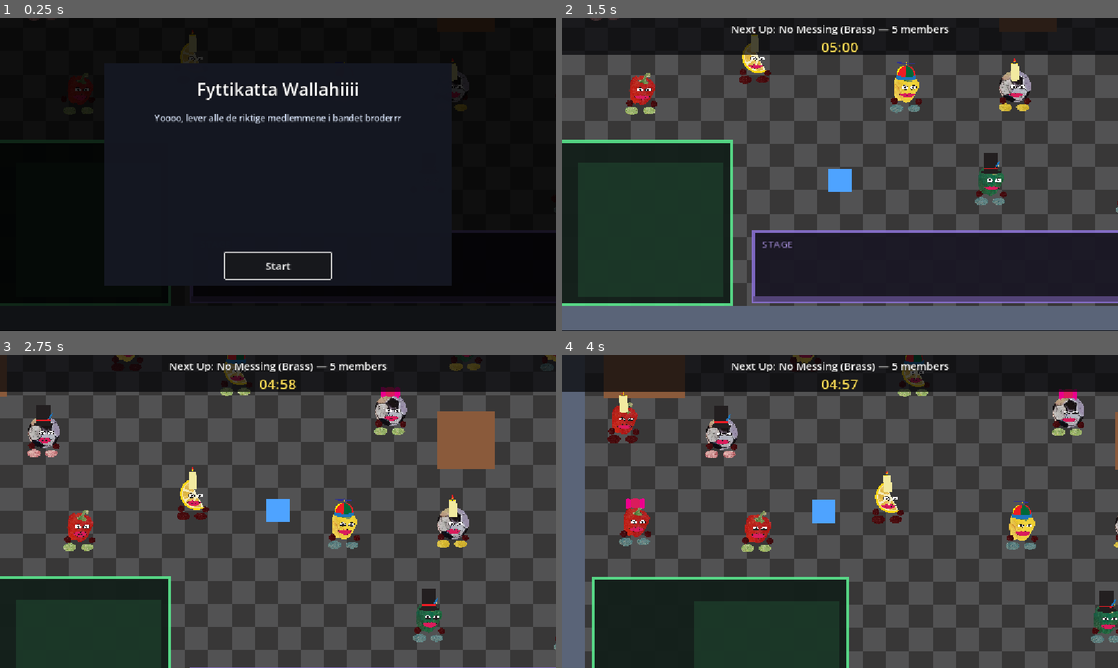
Above: before the commit, frames 1-4 (two rows, left to right).
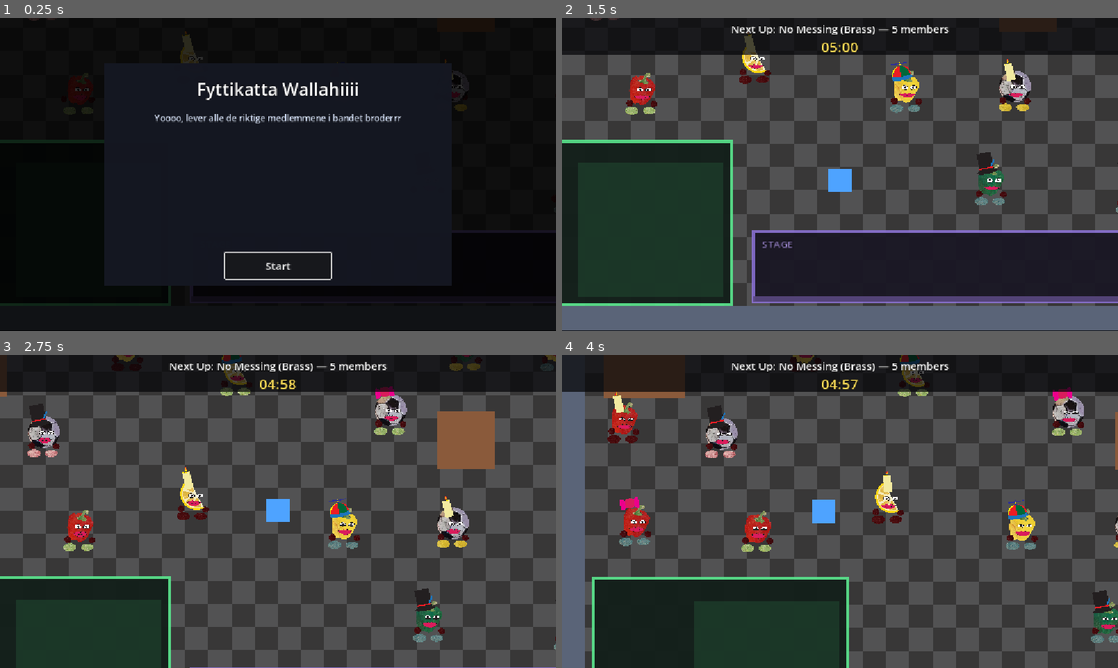
Above: after the commit, the same moments.

Repository: hexahigh/cool-game-project
Game: Godot game, scene res://scenes/main.tscn
Two runs of this game, one before a commit and one after it. Both use one fixed random seed, a clock stepped at 60 frames per second and the inputs below.
Inputs (mouse positions are in pixels of both pictures, inside the frame that each line leads up to):
- Up to frame 1 (0.25 s): no input
- Up to frame 2 (1.5 s): click "Start" at 0.5 s; tap Enter at 1.25 s; move the mouse to (812, 237) at 1.27 s; hold W (move_up) from 1.28 s (still down); click (812, 237) at 1.42 s
- Up to frame 3 (2.75 s): release W (move_up) at 2 s; drag from (444, 558) to (250, 574) at 2.02 s
- Up to frame 4 (4 s): move the mouse to (673, 464) at 2.77 s; hold A (move_left) 2.78-3.5 s; drag from (867, 511) to (673, 464) at 3.52 s

The runs differ from the first frame. In frame 1, 0.1% of the frame differs, in the area x 32-83%, y 3-21%; in frame 2, 0.5%; in frame 3, 0.8%, in the area x 5-83%, y 0-82%; in frame 4, 0.8%.

Commit message:
Add hand animation to band member walking

Diff:
--- a/entities/band_member.tscn
+++ b/entities/band_member.tscn
@@ -1331,6 +1331,50 @@
 "points": PackedFloat32Array(1, -0.25, 0, 0.25, 0, 0.9, -0.061111115, 0, 0.20555556, 0, 0.9, -0.061111115, 0, 0.20555556, 0, 0.5, -0.050000004, -0.0075000026, 0.061111115, 0.009166669, 1, -0.25, 0, 0.25, 0),
 "times": PackedFloat32Array(0, 0.36666667, 0.93333334, 1.2333333, 1.6)
 }
+tracks/13/type = "bezier"
+tracks/13/imported = false
+tracks/13/enabled = true
+tracks/13/path = NodePath("left_hand:position:x")
+tracks/13/interp = 1
+tracks/13/loop_wrap = true
+tracks/13/keys = {
+"handle_modes": PackedInt32Array(0, 0, 0, 0),
+"points": PackedFloat32Array(-17.000027, -0.25, 0, 0.25, 0, -23.000004, -0.16125719, 0.2621053, 0.043819886, -0.07122426, -19.000004, -0.056673717, -0.23960622, 0.0615896, 0.2603897, -17.000027, -0.25, 0, 0.25, 0),
+"times": PackedFloat32Array(0, 0.8, 1.2, 1.6)
+}
+tracks/14/type = "bezier"
+tracks/14/imported = false
+tracks/14/enabled = true
+tracks/14/path = NodePath("left_hand:position:y")
+tracks/14/interp = 1
+tracks/14/loop_wrap = true
+tracks/14/keys = {
+"handle_modes": PackedInt32Array(0, 0, 0, 0),
+"points": PackedFloat32Array(-11.205884, -0.25, 0, 0.25, 0, -12.999995, -0.16125719, 1.152505, 0.043819886, -0.31318069, -19.999998, -0.056673717, -0.14329466, 0.0615896, 0.15572405, -11.205884, -0.25, 0, 0.25, 0),
+"times": PackedFloat32Array(0, 0.8, 1.2, 1.6)
+}
+tracks/15/type = "bezier"
+tracks/15/imported = false
+tracks/15/enabled = true
+tracks/15/path = NodePath("right_hand:position:x")
+tracks/15/interp = 1
+tracks/15/loop_wrap = true
+tracks/15/keys = {
+"handle_modes": PackedInt32Array(0, 2, 2, 0),
+"points": PackedFloat32Array(16.566572, -0.25, 0, 0.25, 0, 11.999999, -0.061347842, 0.7610955, 0, 0, 10.999999, -0.07128035, 0.16666667, 0, 0, 16.566572, -0.25, 0, 0.25, 0),
+"times": PackedFloat32Array(0, 0.36808705, 0.79576916, 1.6)
+}
+tracks/16/type = "bezier"
+tracks/16/imported = false
+tracks/16/enabled = true
+tracks/16/path = NodePath("right_hand:position:y")
+tracks/16/interp = 1
+tracks/16/loop_wrap = true
+tracks/16/keys = {
+"handle_modes": PackedInt32Array(0, 2, 2, 0),
+"points": PackedFloat32Array(-10.2627325, -0.25, 0, 0.25, 0, -17.000002, -0.061347842, 1.1228782, 0, 0, -11.000002, -0.07128035, -1, 0, 0, -10.2627325, -0.25, 0, 0.25, 0),
+"times": PackedFloat32Array(0, 0.36808705, 0.79576916, 1.6)
+}
 
 [sub_resource type="AnimationLibrary" id="AnimationLibrary_amg7d"]
 _data = {
@@ -1370,7 +1414,8 @@
 texture = ExtResource("3_amg7d")
 
 [node name="accessory" type="Sprite2D" parent="body" unique_id=644283547]
-position = Vector2(155.55554, -600)
+position = Vector2(42.80283, -603.02313)
+rotation = -0.1875817
 scale = Vector2(0.6302084, 0.71701396)
 texture = ExtResource("4_jhqwb")
 offset = Vector2(-1.5258789e-05, -402.90552)
